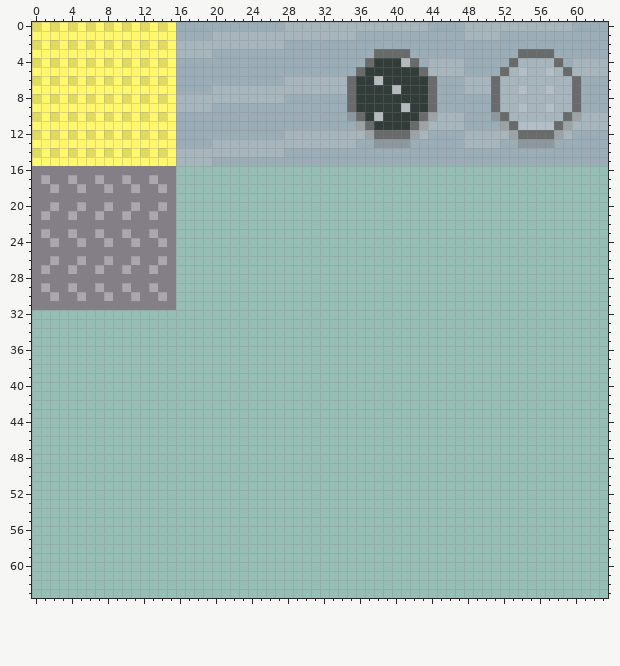
Pixel-art file, stored at aseprite/CC_shipSheet_001.ase. The picture above is the old version.
64x64 pixels, 1 frame.
The same view after the edit:
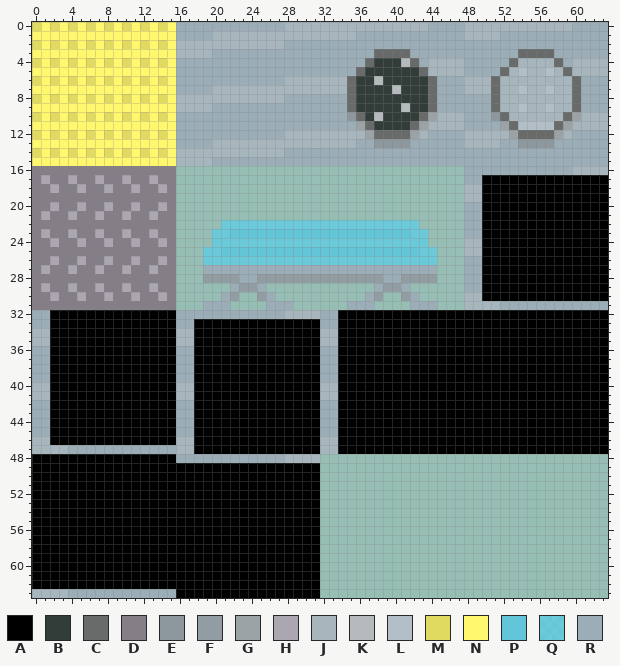
Palette (. is transparent): A #000000  B #323c39  C #696a6a  D #847e87  E #8c989e  F #929da3  G #9ba3a7  H #aca6b0  J #a7b5bd  K #b5bbbd  L #b2bfc6  M #e0da61  N #fff86f  P #60c5daf3  Q #5fcde4c8  R #9badb7
What changed:
Changed rows in their new state; - is an unchanged pixel.
first column x 0:
16 ------------------------------------------------RRRRRRRRRRRRJJJJ
17 ------------------------------------------------RRAAAAAAAAAAAAAA
18 ------------------------------------------------JJAAAAAAAAAAAAAA
19 ------------------------------------------------JJAAAAAAAAAAAAAA
20 ------------------------------------------------RRAAAAAAAAAAAAAA
21 ------------------------------------------------RRAAAAAAAAAAAAAA
22 ---------------------QQQQQQQQQQQQQQQQQQQQQQ-----RRAAAAAAAAAAAAAA
23 --------------------QQPPPPPPPPPPPPPPPPPPPPQQ----RRAAAAAAAAAAAAAA
24 --------------------QQQQQQQQQQQQQQQQQQQQQQQQ----JJAAAAAAAAAAAAAA
25 -------------------QQPPPPPPPPPPPPPPPPPPPPPPQQ---JJAAAAAAAAAAAAAA
26 -------------------QQQQQQQQQQQQQQQQQQQQQQQQQQ---RRAAAAAAAAAAAAAA
27 -------------------RRRRRRRRRRRRRRRRRRRRRRRRRR---RRAAAAAAAAAAAAAA
28 -------------------FFFFRRFFFFFFFFFFFFFFRRFFFF---RRAAAAAAAAAAAAAA
29 ----------------------RFFR------------RFFR------RRAAAAAAAAAAAAAA
30 ---------------------RF--FR----------RF--FR-----JJAAAAAAAAAAAAAA
31 -------------------RRR----RRR------RRR----RRR---JJJJRRRRRRRRRRRR
32 RRAAAAAAAAAAAAAARRRRRRRRRRRRJJJJRRAAAAAAAAAAAAAAAAAAAAAAAAAAAAAA
33 RRAAAAAAAAAAAAAARRAAAAAAAAAAAAAARRAAAAAAAAAAAAAAAAAAAAAAAAAAAAAA
34 JJAAAAAAAAAAAAAAJJAAAAAAAAAAAAAAJJAAAAAAAAAAAAAAAAAAAAAAAAAAAAAA
35 JJAAAAAAAAAAAAAAJJAAAAAAAAAAAAAAJJAAAAAAAAAAAAAAAAAAAAAAAAAAAAAA
36 RRAAAAAAAAAAAAAARRAAAAAAAAAAAAAARRAAAAAAAAAAAAAAAAAAAAAAAAAAAAAA
37 RRAAAAAAAAAAAAAARRAAAAAAAAAAAAAARRAAAAAAAAAAAAAAAAAAAAAAAAAAAAAA
38 RRAAAAAAAAAAAAAARRAAAAAAAAAAAAAARRAAAAAAAAAAAAAAAAAAAAAAAAAAAAAA
39 RRAAAAAAAAAAAAAARRAAAAAAAAAAAAAARRAAAAAAAAAAAAAAAAAAAAAAAAAAAAAA
40 JJAAAAAAAAAAAAAAJJAAAAAAAAAAAAAAJJAAAAAAAAAAAAAAAAAAAAAAAAAAAAAA
41 JJAAAAAAAAAAAAAAJJAAAAAAAAAAAAAAJJAAAAAAAAAAAAAAAAAAAAAAAAAAAAAA
42 RRAAAAAAAAAAAAAARRAAAAAAAAAAAAAARRAAAAAAAAAAAAAAAAAAAAAAAAAAAAAA
43 RRAAAAAAAAAAAAAARRAAAAAAAAAAAAAARRAAAAAAAAAAAAAAAAAAAAAAAAAAAAAA
44 RRAAAAAAAAAAAAAARRAAAAAAAAAAAAAARRAAAAAAAAAAAAAAAAAAAAAAAAAAAAAA
45 RRAAAAAAAAAAAAAARRAAAAAAAAAAAAAARRAAAAAAAAAAAAAAAAAAAAAAAAAAAAAA
46 JJAAAAAAAAAAAAAAJJAAAAAAAAAAAAAAJJAAAAAAAAAAAAAAAAAAAAAAAAAAAAAA
47 JJJJRRRRRRRRRRRRJJAAAAAAAAAAAAAAJJAAAAAAAAAAAAAAAAAAAAAAAAAAAAAA
48 AAAAAAAAAAAAAAAARRRRRRRRRRRRJJJJ--------------------------------
49 AAAAAAAAAAAAAAAAAAAAAAAAAAAAAAAA--------------------------------
50 AAAAAAAAAAAAAAAAAAAAAAAAAAAAAAAA--------------------------------
51 AAAAAAAAAAAAAAAAAAAAAAAAAAAAAAAA--------------------------------
52 AAAAAAAAAAAAAAAAAAAAAAAAAAAAAAAA--------------------------------
53 AAAAAAAAAAAAAAAAAAAAAAAAAAAAAAAA--------------------------------
54 AAAAAAAAAAAAAAAAAAAAAAAAAAAAAAAA--------------------------------
55 AAAAAAAAAAAAAAAAAAAAAAAAAAAAAAAA--------------------------------
56 AAAAAAAAAAAAAAAAAAAAAAAAAAAAAAAA--------------------------------
57 AAAAAAAAAAAAAAAAAAAAAAAAAAAAAAAA--------------------------------
58 AAAAAAAAAAAAAAAAAAAAAAAAAAAAAAAA--------------------------------
59 AAAAAAAAAAAAAAAAAAAAAAAAAAAAAAAA--------------------------------
60 AAAAAAAAAAAAAAAAAAAAAAAAAAAAAAAA--------------------------------
61 AAAAAAAAAAAAAAAAAAAAAAAAAAAAAAAA--------------------------------
62 AAAAAAAAAAAAAAAAAAAAAAAAAAAAAAAA--------------------------------
63 JJJJRRRRRRRRRRRRAAAAAAAAAAAAAAAA--------------------------------
